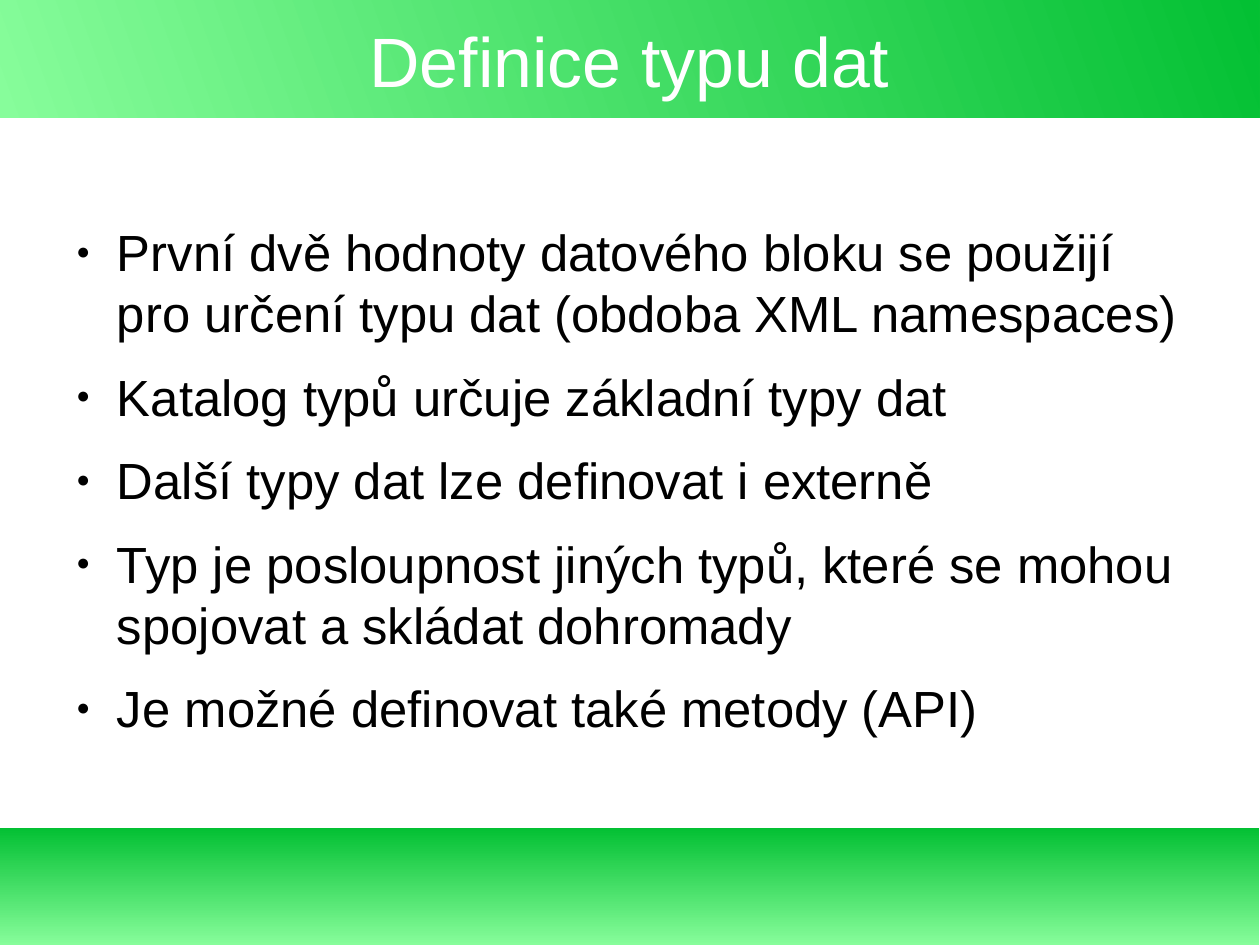
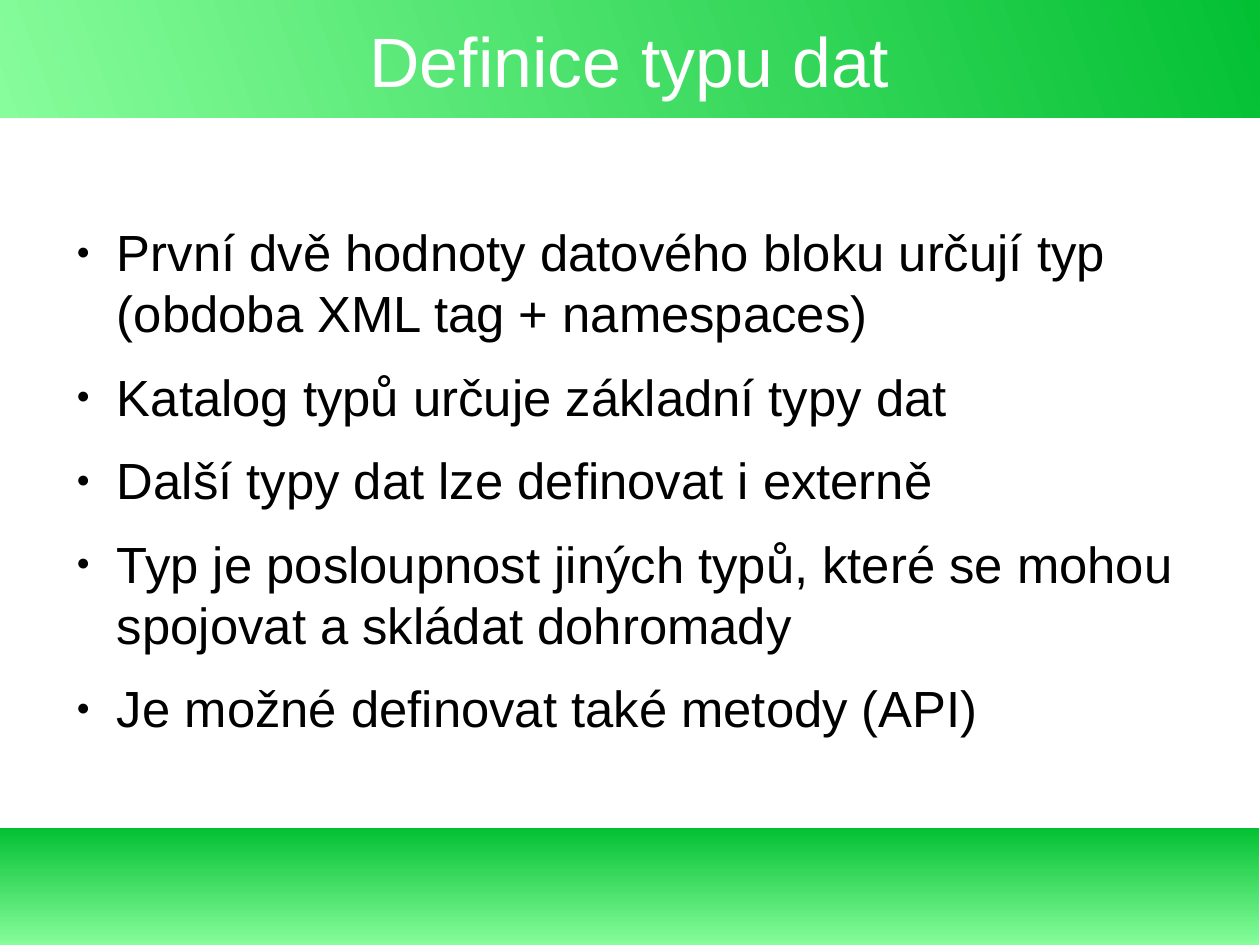
Before and after one commit to exbin/xbup-doc, a slide deck: slide 7 of presentation/XBUP Overview.odp. Drawn at 1260x945 pixels with LibreOffice and Linux fonts; fonts in the diff are those of the drawing. Boxes give left, top, right and bottom in pixels: in the first picture for what was removed or moved away, otherwise in the second. Text is boxed around its words. In the diff, an @@ line names an element or a change of style, - is before the commit and + after.

```diff
--- a/presentation/XBUP Overview.odp
+++ b/presentation/XBUP Overview.odp
@@ text at [117, 233, 1105, 343]: text changed @@
-● První dvě hodnoty datového bloku se použijí pro určení typu dat (obdoba XML namespaces)
+● První dvě hodnoty datového bloku určují typ (obdoba XML tag + namespaces)
```
Also in this commit, not shown: 1 other slide changed, 2 other files.
